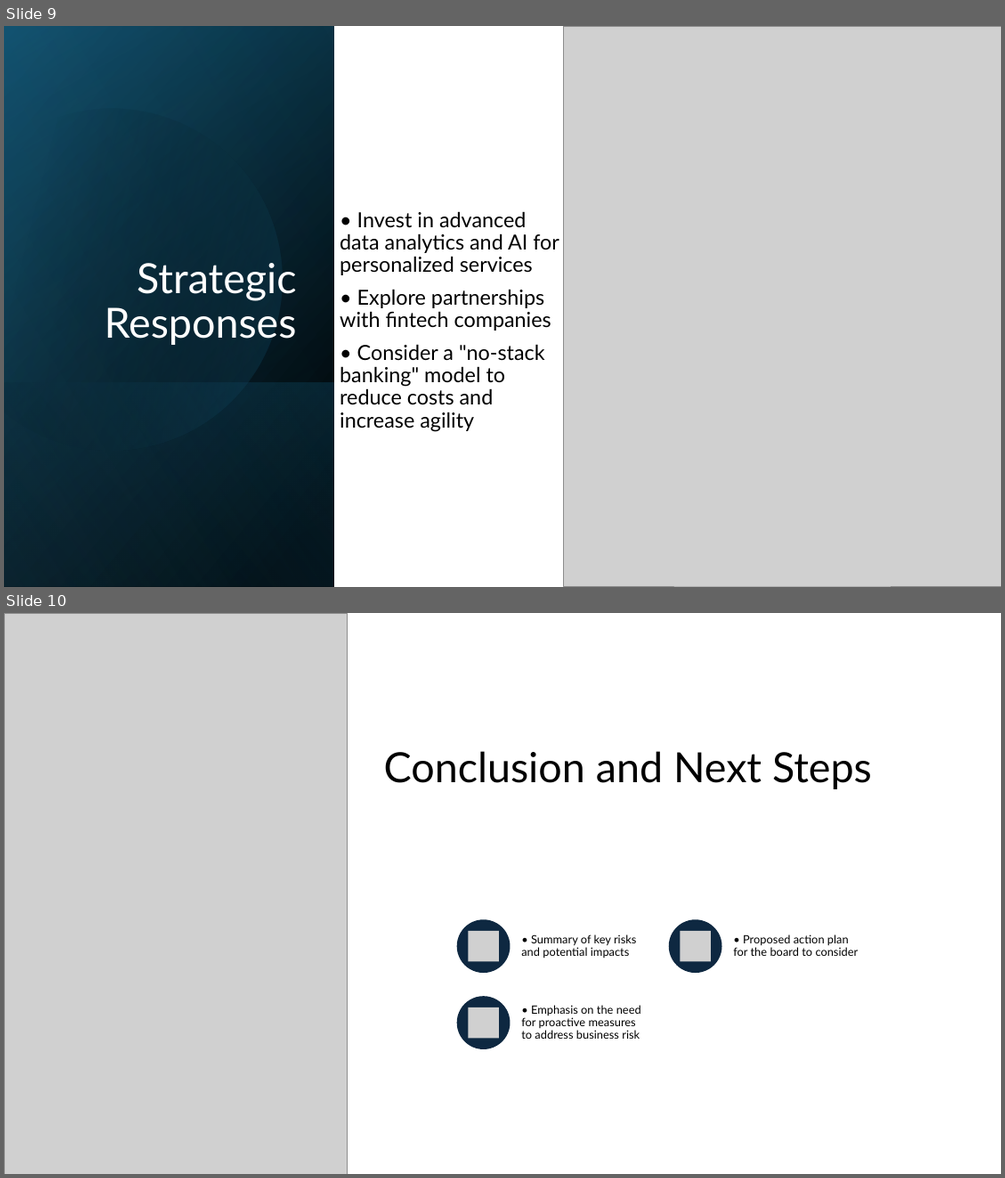
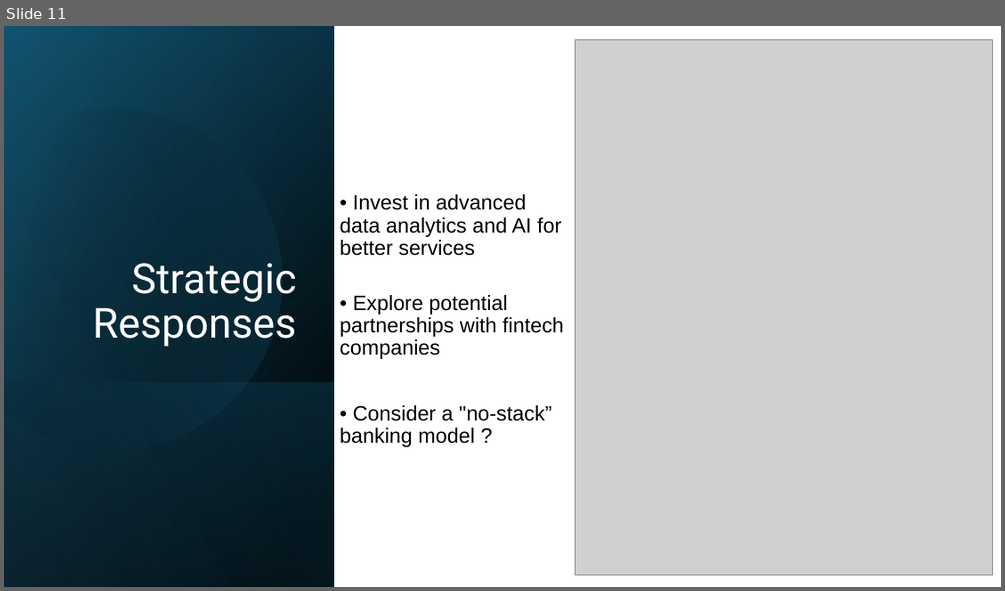
Before and after one commit to bredeespelid/Master_NHH, a slide deck: BAN425/The Rise of Business Risk in Banking.pptx. Shown one above the other, each under a label of ours: slides 9 and 10 before the commit, slide 11 after it. The pictures are 1005x1178 and 1005x591 pixels, drawn with LibreOffice and Linux fonts; fonts in the diff are those of the drawing; grey boxes stand for pictures. Boxes give left, top, right and bottom in pixels: in the first picture for what was removed or moved away, otherwise in the second. Text is boxed around its words. In the diff, an @@ line names an element or a change of style, - is before the commit and + after.

```diff
--- a/BAN425/The Rise of Business Risk in Banking.pptx
+++ b/BAN425/The Rise of Business Risk in Banking.pptx
@@ slide 10 removed at bbox=[4, 613, 1001, 1174], background #FFFFFF @@
@@ picture removed at bbox=[4, 613, 348, 1174] @@
@@ title removed at bbox=[384, 751, 872, 789] @@
-Conclusion and Next Steps
@@ group removed at bbox=[457, 919, 858, 1049]: 3 ellipses, 3 pictures, 3 texts @@
-• Summary of key risks and potential impacts
-• Proposed action plan for the board to consider
-• Emphasis on the need for proactive measures to address business risk
@@ what was slide 9 is now slide 11 @@
@@ slide 11 changed as well @@
@@ rectangle at bbox=[4, 26, 334, 587]: fill gradient #000000 to #104862 to gradient #000000 to #0F4861 @@
@@ rectangle at bbox=[4, 26, 334, 586]: fill gradient #000000 to #46B1E1 to gradient #000000 to #43AFE2 @@
@@ picture: place and size @@
-picture at bbox=[564, 27, 1001, 586]
+picture at bbox=[574, 39, 993, 574]
@@ title "Strategic Responses" at bbox=[93, 263, 297, 346]: font Lato to Roboto @@
@@ text at bbox=[340, 194, 564, 447]: text changed; font Lato to Arial @@
-• Invest in advanced data analytics and AI for personalized services
-• Explore partnerships with fintech companies
-• Consider a "no-stack banking" model to reduce costs and increase agility
+• Invest in advanced data analytics and AI for better services
+• Explore potential partnerships with fintech companies
+• Consider a "no-stack” banking model ?
```
Also in this commit, not shown: 8 other slides changed, 2 slides added, 1 other file.
